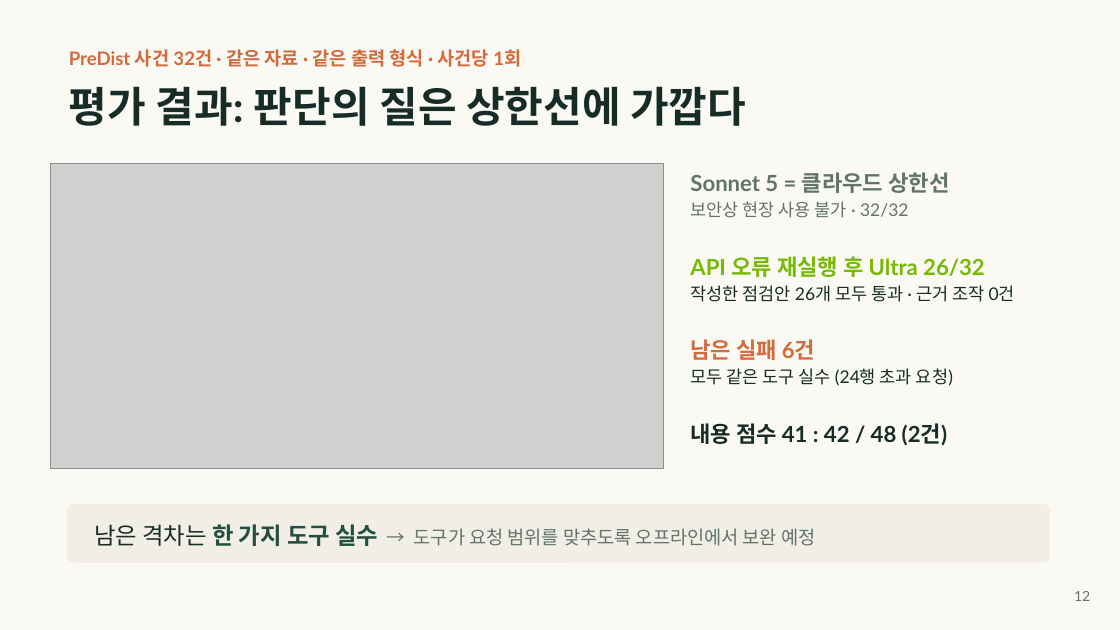
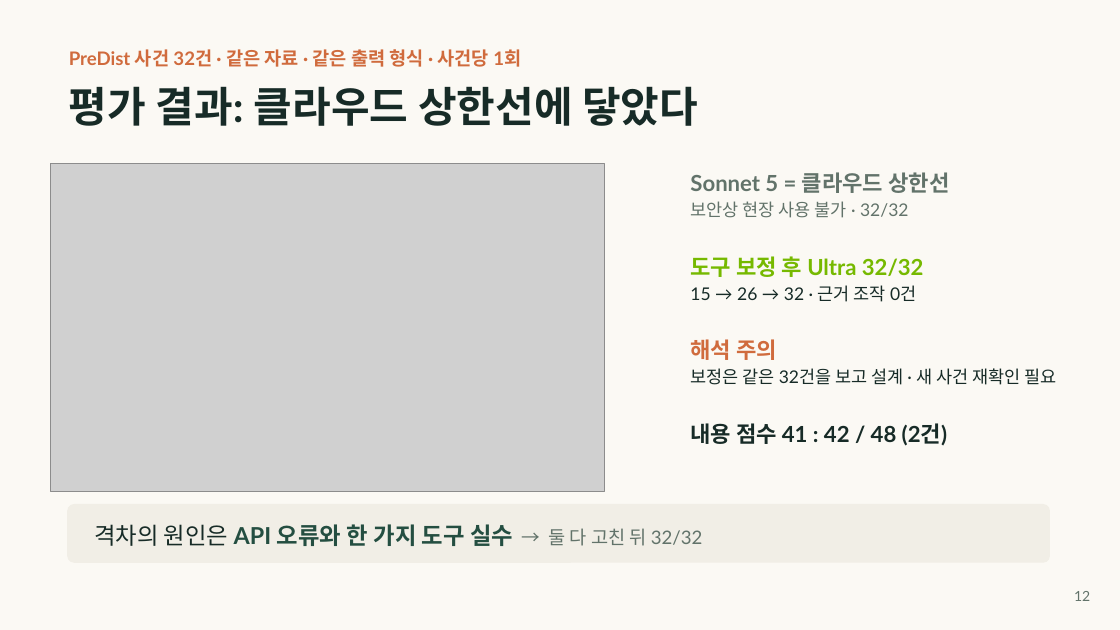
Before and after one commit to juyoungml/nvidia-hackathon, a slide deck: slide 12 of submission/slides/Plant_Reliability_Agent_submission.pptx. Drawn at 1120x630 pixels with LibreOffice and Linux fonts; fonts in the diff are those of the drawing; grey boxes stand for pictures. Boxes give left, top, right and bottom in pixels: in the first picture for what was removed or moved away, otherwise in the second. Text is boxed around its words. In the diff, an @@ line names an element or a change of style, - is before the commit and + after.

```diff
--- a/submission/slides/Plant_Reliability_Agent_submission.pptx
+++ b/submission/slides/Plant_Reliability_Agent_submission.pptx
@@ text at box(69, 86, 698, 126): text changed @@
-평가 결과: 판단의 질은 상한선에 가깝다
+평가 결과: 클라우드 상한선에 닿았다
@@ picture: place and size @@
-picture at box(50, 164, 664, 469)
+picture at box(50, 164, 605, 492)
@@ text at box(690, 256, 1057, 385): text changed @@
-API 오류 재실행 후 Ultra 26/32
-작성한 점검안 26개 모두 통과 · 근거 조작 0건
-남은 실패 6건
-모두 같은 도구 실수 (24행 초과 요청)
+도구 보정 후 Ultra 32/32
+15 → 26 → 32 · 근거 조작 0건
+해석 주의
+보정은 같은 32건을 보고 설계 · 새 사건 재확인 필요
@@ text at box(94, 524, 703, 546): text changed; size 16 to 20 pt; text colour #62736A to #244E41 @@
-남은 격차는 한 가지 도구 실수 → 도구가 요청 범위를 맞추도록 오프라인에서 보완 예정
+격차의 원인은 API 오류와 한 가지 도구 실수 → 둘 다 고친 뒤 32/32
```
Also in this commit, not shown: 51 other files.
